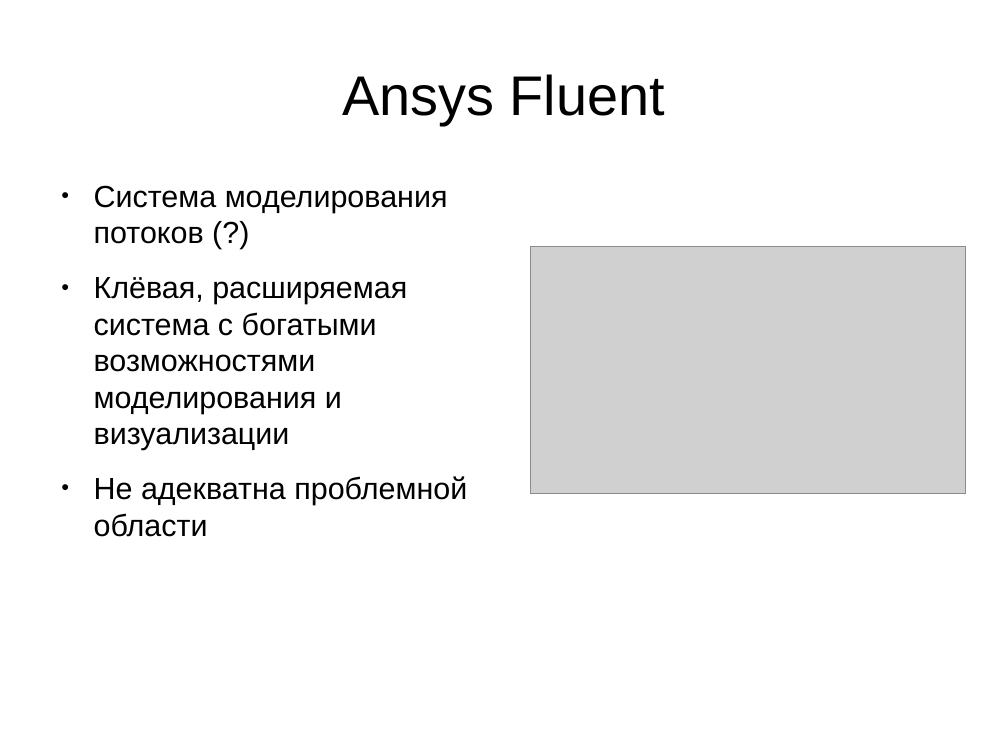
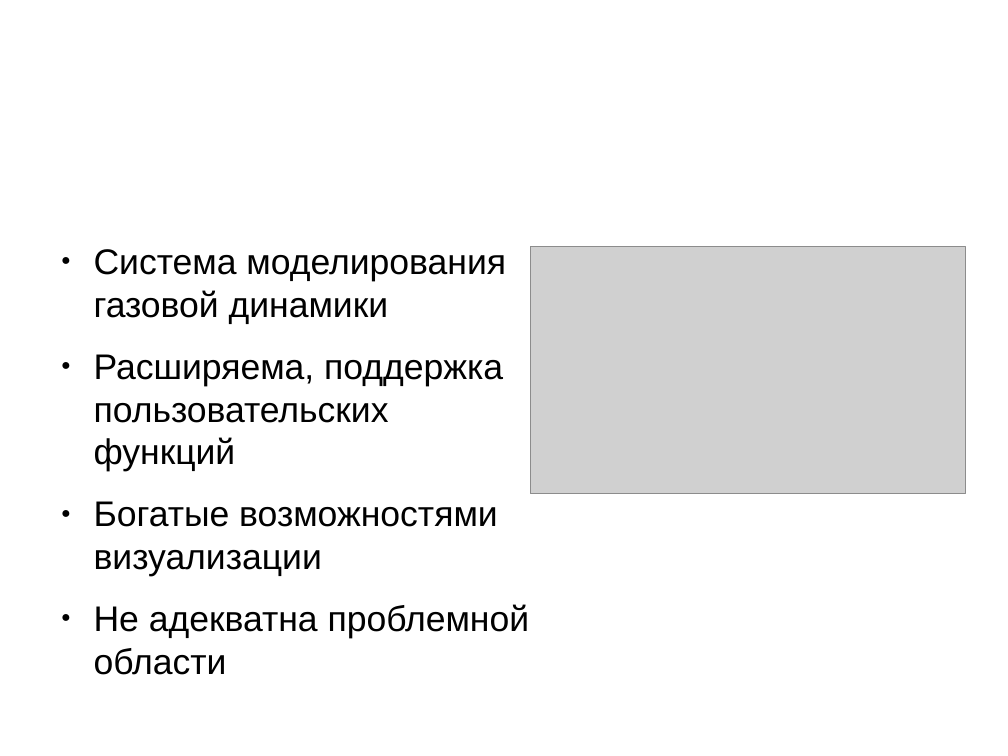
Before and after one commit to zaic/cavis, a slide deck: slide 9 of doc/issc.odp. Drawn at 1008x756 pixels with LibreOffice and Linux fonts; fonts in the diff are those of the drawing; grey boxes stand for pictures; background and template pictures are left out. Boxes give left, top, right and bottom in pixels: in the first picture for what was removed or moved away, otherwise in the second. Text is boxed around its words. In the diff, an @@ line names an element or a change of style, - is before the commit and + after.

```diff
--- a/doc/issc.odp
+++ b/doc/issc.odp
@@ title "Ansys Fluent" at bbox=[50, 30, 762, 156]: size 44 to 44.8 pt, text colour #000000 to #FFFFFF; alignment centre to left @@
@@ text at bbox=[94, 249, 506, 576]: text changed; size 24 to 28 pt @@
-● Система моделирования потоков (?)
-● Клёвая, расширяемая система с богатыми возможностями моделирования и визуализации
+● Система моделирования газовой динамики
+● Расширяема, поддержка пользовательских функций
+● Богатые возможностями визуализации
@@ text at bbox=[94, 604, 530, 675]: size 24 to 28 pt in "Не адекватна проблемной области"; more space between paragraphs @@
```
Also in this commit, not shown: 14 other slides changed, 4 other files.
